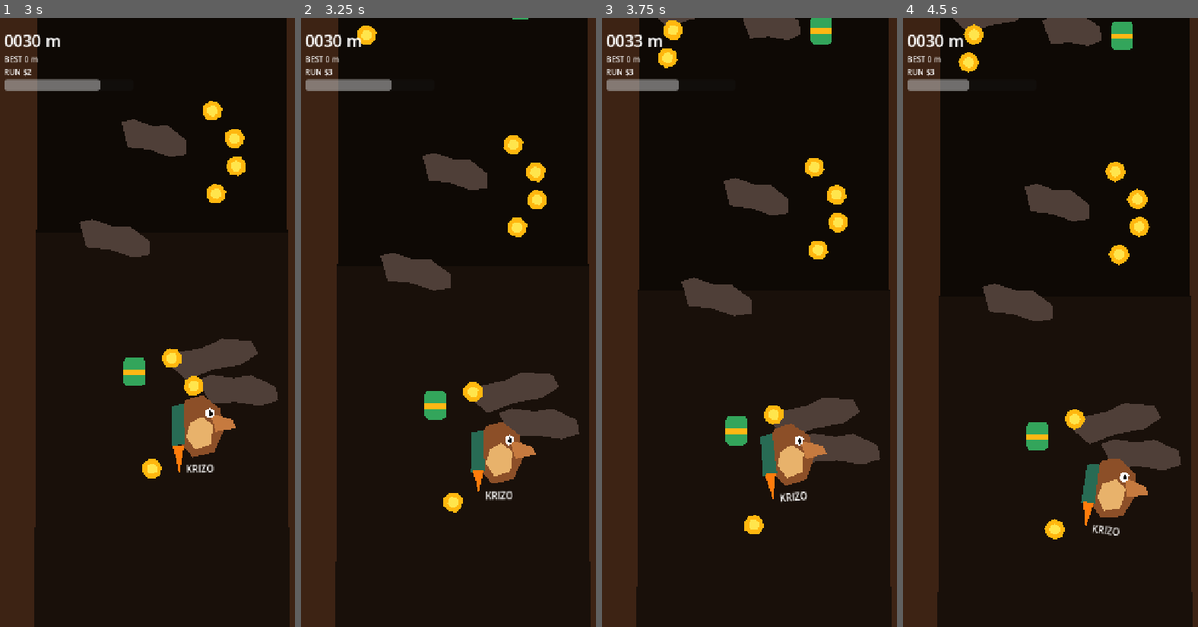
Above: before the commit, frames 1-4 (left to right).
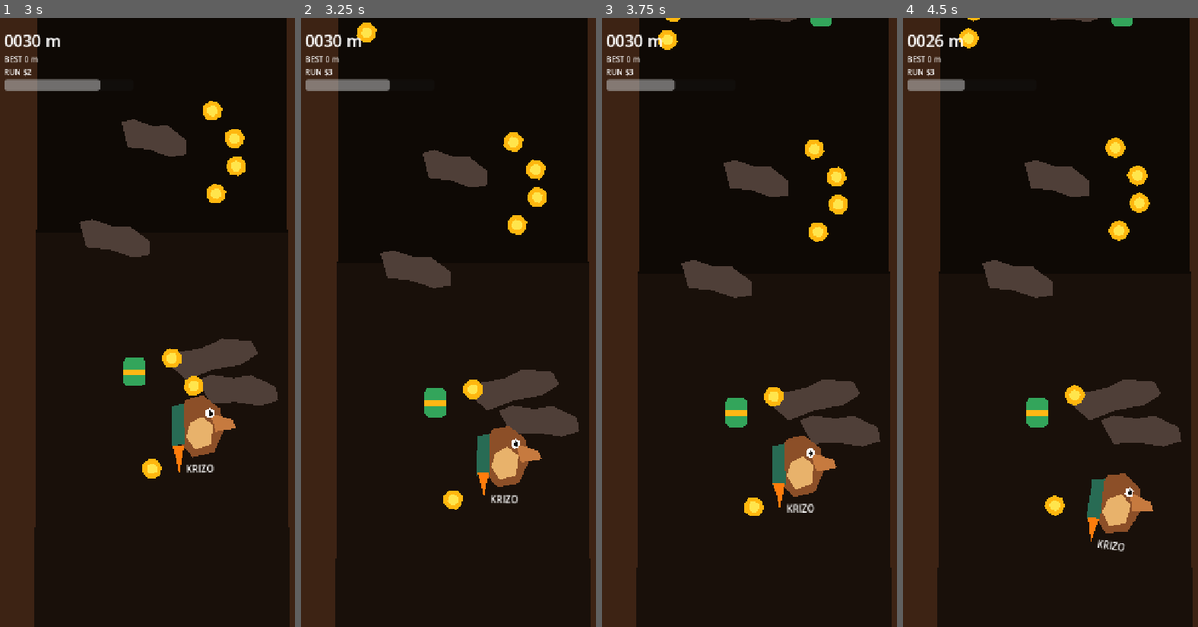
Above: after the commit, the same moments.

Repository: andrefa/krizo
Game: Godot game, scene res://scenes/game/game.tscn
Same seed, same stepped clock (60 frames per second), same inputs: the game is played once before the commit and once after it.
Inputs (mouse positions are in pixels of both pictures, inside the frame that each line leads up to):
- Up to frame 1 (3 s): click "VOAR" at 0.5 s; tap Enter at 1.25 s; move the mouse to (236, 292) at 1.27 s; press the mouse at (236, 292) at 1.28 s; hold D (move_right) 1.28-2 s; release the mouse at (236, 292) at 2 s; drag from (94, 352) to (238, 188) at 2.02 s; move the mouse to (194, 188) at 2.77 s; press the mouse at (194, 188) at 2.78 s; hold D (move_right) from 2.78 s (still down)
- Up to frame 2 (3.25 s): keep holding D (move_right)
- Up to frame 3 (3.75 s): release D (move_right) at 3.5 s; release the mouse at (796, 188) at 3.5 s; drag from (746, 444) to (814, 401) at 3.52 s
- Up to frame 4 (4.5 s): move the mouse to (1168, 413) at 4.27 s; press the mouse at (1168, 413) at 4.28 s; hold A (move_left) from 4.28 s (still down)

Frame 1 is identical in both runs. In frame 2, 2.7% of the frame differs, in the area x 11-99%, y 0-90%; in frame 3, 10%; in frame 4, 12%, in the area x 7-99%, y 0-95%.

Commit message:
Implement launch, nonfatal impacts and GDD boost modes

Diff:
--- a/scripts/player/krizo.gd
+++ b/scripts/player/krizo.gd
@@ -5,8 +5,13 @@
 signal fuel_changed(ratio: float)
 signal crashed
 signal coin_collected(total_this_run: int)
+signal boost_activated(boost_name: String)
+signal highspeed_changed(active: bool)
+signal launch_finished
 
 const BASE_VISUAL_SCALE := Vector2(1.25, 1.25)
+const LAUNCH_DURATION := 1.55
+const LAUNCH_SPEED := -760.0
 
 var gravity: float = GameBalance.BASE_GRAVITY
 var thrust: float = GameBalance.BASE_THRUST
@@ -25,6 +30,10 @@
 var touch_x: float = 360.0
 var mouse_active: bool = false
 var mouse_x: float = 360.0
+var launch_time_left: float = 0.0
+var highspeed_time_left: float = 0.0
+var highspeed_velocity: float = -1120.0
+var impact_cooldown: float = 0.0
 
 @onready var body: Polygon2D = $Visual/Body
 @onready var flame: Polygon2D = $Visual/Flame
@@ -43,7 +52,12 @@
 	horizontal_speed = GameBalance.horizontal_speed()
 	fuel_burn_per_second = GameBalance.burn_rate()
 
+func begin_launch() -> void:
+	launch_time_left = LAUNCH_DURATION
+	velocity = Vector2(0.0, LAUNCH_SPEED)
+
 func _physics_process(delta: float) -> void:
+	impact_cooldown = maxf(0.0, impact_cooldown - delta)
 	if not alive:
 		velocity.y = minf(velocity.y + gravity * delta, max_fall_speed)
 		velocity.x = move_toward(velocity.x, 0.0, 350.0 * delta)
@@ -51,12 +65,28 @@
 		move_and_slide()
 		return
 
-	var horizontal: float = Input.get_axis("move_left", "move_right")
-	var pointer_active: bool = touch_active or mouse_active
-	if pointer_active:
-		var target_x: float = touch_x if touch_active else mouse_x
-		var horizontal_error: float = target_x - global_position.x
-		horizontal = clampf(horizontal_error / 105.0, -1.0, 1.0)
+	if launch_time_left > 0.0:
+		_process_launch(delta)
+		return
+
+	if highspeed_time_left > 0.0:
+		_process_highspeed(delta)
+		return
+
+	_process_normal_flight(delta)
+
+func _process_launch(delta: float) -> void:
+	launch_time_left = maxf(0.0, launch_time_left - delta)
+	velocity.x = move_toward(velocity.x, 0.0, 1800.0 * delta)
+	velocity.y = move_toward(velocity.y, LAUNCH_SPEED, 1800.0 * delta)
+	_update_visuals(true, delta)
+	move_and_slide()
+	_emit_run_state()
+	if launch_time_left <= 0.0:
+		launch_finished.emit()
+
+func _process_normal_flight(delta: float) -> void:
+	var horizontal: float = _desired_horizontal_input()
 	velocity.x = move_toward(velocity.x, horizontal * horizontal_speed, horizontal_acceleration * delta)
 
 	var boosting: bool = (Input.is_action_pressed("jetpack") or touch_active) and fuel > 0.0
@@ -69,8 +99,36 @@
 
 	_update_visuals(boosting, delta)
 	move_and_slide()
-	global_position.x = clampf(global_position.x, GameBalance.WORLD_LEFT, GameBalance.WORLD_RIGHT)
-
+	_emit_run_state()
+
+func _process_highspeed(delta: float) -> void:
+	highspeed_time_left = maxf(0.0, highspeed_time_left - delta)
+	var horizontal: float = _desired_horizontal_input()
+	var delayed_acceleration: float = horizontal_acceleration * 0.48
+	velocity.x = move_toward(velocity.x, horizontal * horizontal_speed * 1.35, delayed_acceleration * delta)
+	velocity.y = move_toward(velocity.y, highspeed_velocity, 950.0 * delta)
+	fuel = minf(fuel_capacity, fuel + fuel_recharge_per_second * 0.5 * delta)
+	_update_visuals(true, delta)
+	move_and_slide()
+	_emit_run_state()
+	if highspeed_time_left <= 0.0:
+		highspeed_changed.emit(false)
+
+func _desired_horizontal_input() -> float:
+	var horizontal: float = Input.get_axis("move_left", "move_right")
+	var pointer_active: bool = touch_active or mouse_active
+	if pointer_active:
+		var target_x: float = _pointer_world_x()
+		var horizontal_error: float = target_x - global_position.x
+		horizontal = clampf(horizontal_error / 105.0, -1.0, 1.0)
+	return horizontal
+
+func _pointer_world_x() -> float:
+	var screen_x: float = touch_x if touch_active else mouse_x
+	var canvas_inverse: Transform2D = get_viewport().get_canvas_transform().affine_inverse()
+	return (canvas_inverse * Vector2(screen_x, 0.0)).x
+
+func _emit_run_state() -> void:
 	var meters: int = current_altitude()
 	altitude_changed.emit(meters)
 	fuel_changed.emit(fuel / fuel_capacity)
@@ -96,7 +154,8 @@
 func _update_visuals(boosting: bool, delta: float) -> void:
 	flame.visible = boosting
 	if boosting:
-		flame.scale.y = 0.85 + randf() * 0.35
+		var flame_bonus: float = 1.45 if highspeed_time_left > 0.0 else 1.0
+		flame.scale.y = (0.85 + randf() * 0.35) * flame_bonus
 	var lean: float = clampf(velocity.x / maxf(horizontal_speed, 1.0), -1.0, 1.0) * 0.22
 	visual.rotation = lerpf(visual.rotation, lean, 8.0 * delta)
 	var squash: Vector2 = Vector2(0.97, 1.05) if boosting else Vector2.ONE
@@ -106,12 +165,45 @@
 func current_altitude() -> int:
 	return maxi(0, int((start_y - global_position.y) / GameBalance.PIXELS_PER_METER))
 
+func hit_obstacle(obstacle_position: Vector2) -> void:
+	if not alive or impact_cooldown > 0.0:
+		return
+	impact_cooldown = 0.28
+	var away: float = signf(global_position.x - obstacle_position.x)
+	if is_zero_approx(away):
+		away = 1.0
+	velocity.x += away * 220.0
+	velocity.y = maxf(velocity.y, 180.0)
+	fuel = maxf(0.0, fuel - 0.2)
+	fuel_changed.emit(fuel / fuel_capacity)
+
 func bump_head() -> void:
-	if not alive:
-		return
-	velocity.y = maxf(velocity.y, 115.0)
-	fuel = maxf(0.0, fuel - 0.12)
-	fuel_changed.emit(fuel / fuel_capacity)
+	hit_obstacle(global_position + Vector2(0.0, -50.0))
+
+func apply_boost(boost_type: String) -> void:
+	if not alive:
+		return
+	match boost_type:
+		"turbo":
+			velocity.y = minf(velocity.y, -980.0)
+			fuel = minf(fuel_capacity, fuel + 0.8)
+		"nitro":
+			_start_highspeed(2.8, -1180.0)
+		"plasma":
+			_start_highspeed(5.2, -1480.0)
+		_:
+			velocity.y = minf(velocity.y, -720.0)
+			fuel = minf(fuel_capacity, fuel + 0.4)
+	boost_activated.emit(boost_type)
+	fuel_changed.emit(fuel / fuel_capacity)
+
+func _start_highspeed(duration: float, speed: float) -> void:
+	var was_active: bool = highspeed_time_left > 0.0
+	highspeed_time_left = maxf(highspeed_time_left, duration)
+	highspeed_velocity = speed
+	velocity.y = minf(velocity.y, speed)
+	if not was_active:
+		highspeed_changed.emit(true)
 
 func crash() -> void:
 	if not alive:
